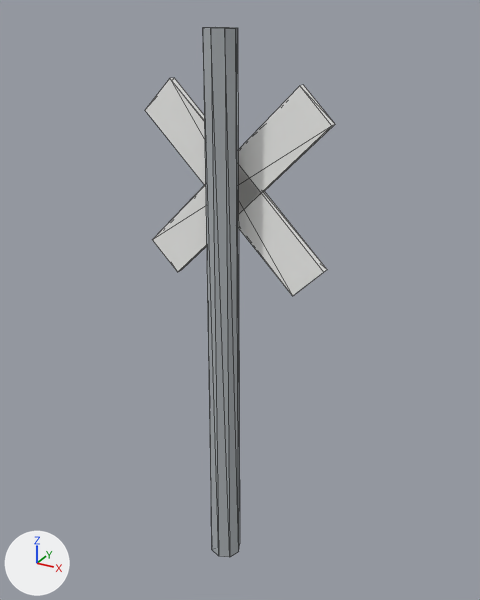
The glTF model web/public/models/crossbuck.glb, before and after one commit.
Rendered twice from a 50 mm camera at (0.539, -0.919, 1.027) aimed at (0.015, 0.034, 0.551). Every picture has the same lights, and +X, +Y and +Z are marked at lower left. The older version comes first. Mesh edges are drawn as thin lines. Vertices at exactly the same position are counted once.

Script lines for the objects in view, before the commit:
```python
me_crossbuck = bpy.data.meshes.new('crossbuck')
me_crossbuck.from_pydata(...)  # 34 vertices, 56 faces; spans x -0.171..0.171, y -0.03..0.047, z 0.0..1.0
# faces by material slot: [32, 24]
me_crossbuck.materials.append(mat_metal)  # grey #adb3b6
me_crossbuck.materials.append(mat_sign)  # white #fafaf8
ob_crossbuck = bpy.data.objects.new('crossbuck', me_crossbuck)
ob_crossbuck.location = (0.0, 0.0, 0.0)
```
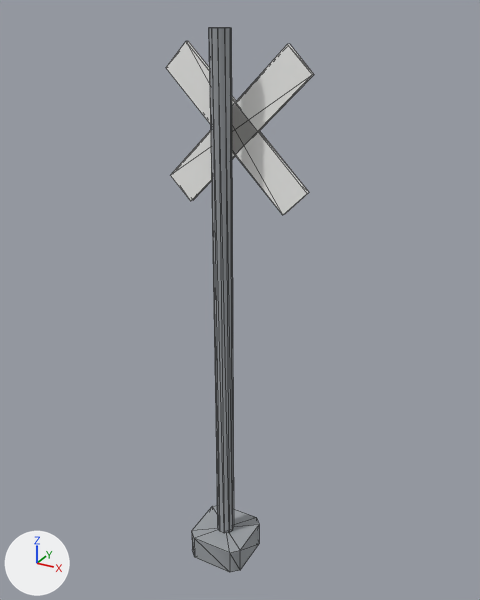
What differs and where, as boxes (x1, y1, x2, y2) in the pictures (480 x 600 px; the box of a moved part takes in the faces that stretch with it):
```json
{"object": "crossbuck", "change": "reshaped", "before": [145, 27, 335, 557], "after": [166, 28, 314, 572], "on screen": "22% narrower"}
{"part": 1, "of": "me_crossbuck", "change": "moved or reshaped", "before": [152, 85, 335, 272], "after": [170, 44, 314, 201]}
{"part": 2, "of": "me_crossbuck", "change": "moved or reshaped", "before": [145, 78, 327, 296], "after": [166, 41, 309, 215]}
{"part": 3, "of": "me_crossbuck", "change": "cut back", "before": [203, 27, 240, 557], "after": [192, 28, 259, 572]}
```

The change, as JSON lines over the scene's bpy script:
```json
{"op": "add", "block": "mat_steel", "code": ["mat_steel = principled_material('steel')", "mat_steel.base_color = (0.33, 0.35, 0.37)  # grey #9ba0a4", "mat_steel.roughness = 0.9"]}
{"block": "me_crossbuck", "where": "# used by ob_crossbuck; location = (0.0, 0.0, 0.0)"}
{"op": "remove", "block": "me_crossbuck", "code": "me_crossbuck.from_pydata(...)  # 34 vertices, 56 faces; spans x -0.171..0.171, y -0.03..0.047, z 0.0..1.0"}
{"op": "remove", "block": "me_crossbuck", "code": "me_crossbuck.materials.append(mat_metal)  # grey #adb3b6"}
{"op": "add", "block": "me_crossbuck", "code": "me_crossbuck.from_pydata(...)  # 55 vertices, 96 faces; spans x -0.131..0.131, y -0.056..0.056, z 0.0..1.0"}
{"block": "me_crossbuck", "change": "me_crossbuck part 1: the loose piece of 8 vertices spanning x -0.171..0.171, y 0.033..0.047, z 0.579..0.921 is scaled about its middle by (0.769, 0.577, 0.769), then moved by (0.0, 0.007, 0.096)"}
{"block": "me_crossbuck", "change": "me_crossbuck part 2: the loose piece of 8 vertices spanning x -0.171..0.171, y 0.033..0.047, z 0.579..0.921 is scaled about its middle by (0.769, 0.577, 0.769), then moved by (0.0, 0.007, 0.096)"}
{"block": "me_crossbuck", "change": "me_crossbuck part 3"}
{"block": "me_crossbuck", "change": "16 vertices are removed from x -0.03..0.03, y -0.03..0.03, z 0.0..1.0"}
{"block": "me_crossbuck", "change": "32 faces are deleted"}
{"block": "me_crossbuck", "change": "19 vertices are added at x -0.056..0.056, y -0.056..0.056, z 0.0..0.051"}
{"block": "me_crossbuck", "change": "10 new vertices lie (0.0, 0.0, 0.949) away from vertices in x -0.017..0.017, y -0.016..0.016, z 0.051"}
{"block": "me_crossbuck", "change": "8 new vertices lie (0.0, 0.0, 0.051) away from vertices in x -0.056..0.056, y -0.056..0.056, z 0.0"}
{"block": "me_crossbuck", "change": "72 new faces join them, mat_steel (grey #9ba0a4)"}
{"op": "add", "block": "me_crossbuck", "code": "me_crossbuck.materials.append(mat_steel)  # grey #9ba0a4"}
```
